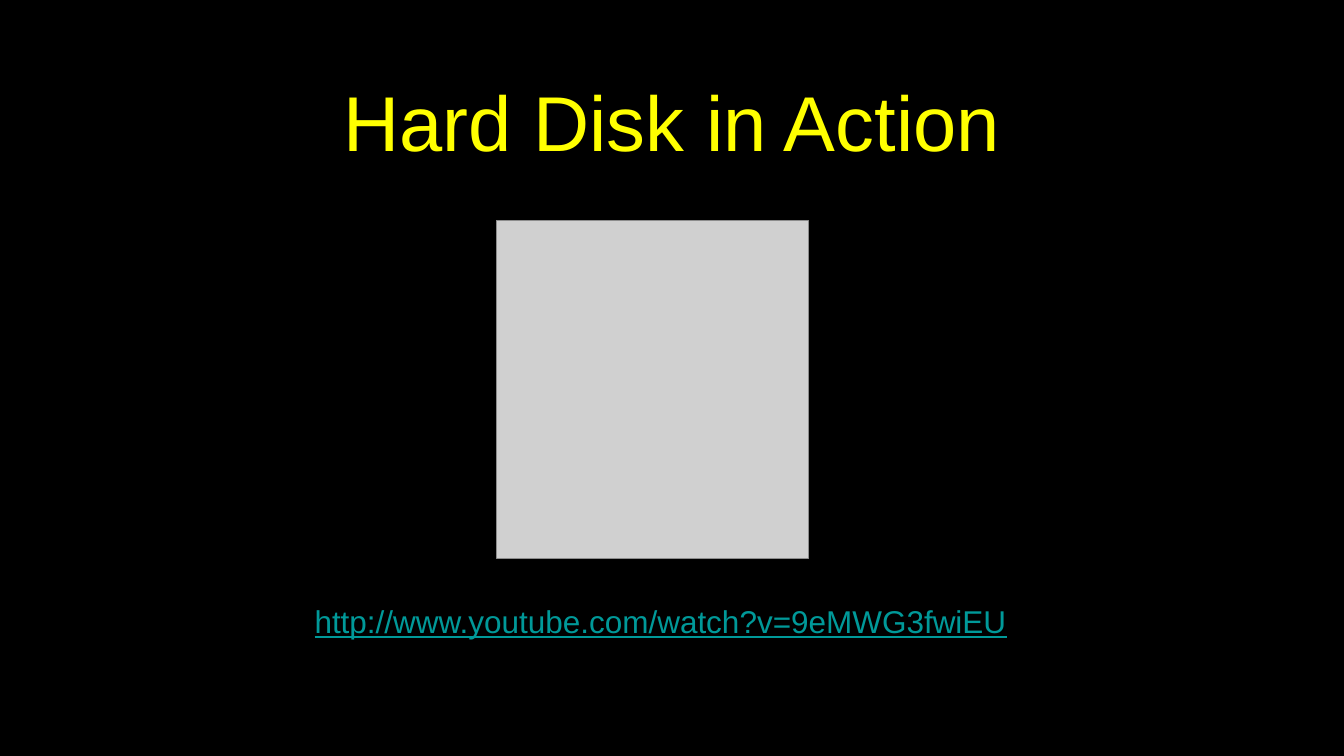
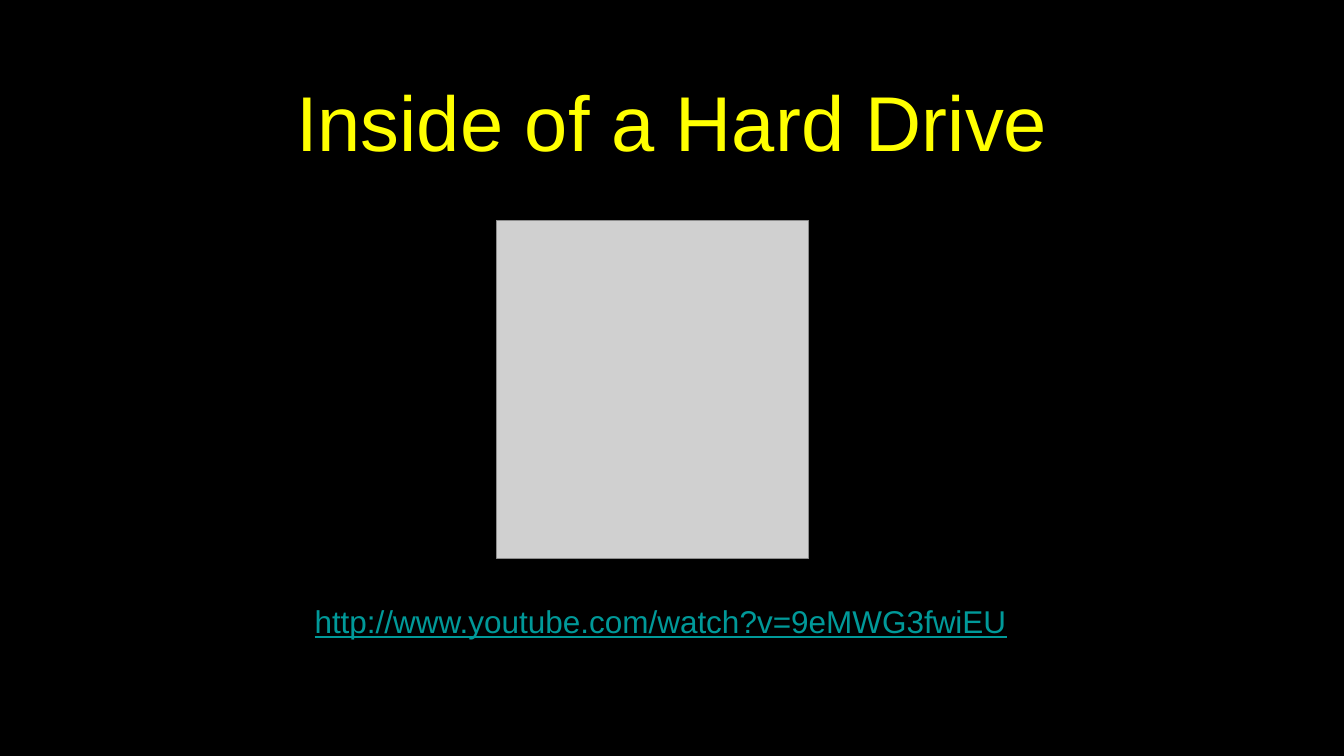
Before and after one commit to csev/py4e, a slide deck: slide 22 of lectures3/Pythonlearn-01-Intro.pptx. Drawn at 1344x756 pixels with LibreOffice and Linux fonts; fonts in the diff are those of the drawing; grey boxes stand for pictures. Boxes give left, top, right and bottom in pixels: in the first picture for what was removed or moved away, otherwise in the second. Text is boxed around its words. In the diff, an @@ line names an element or a change of style, - is before the commit and + after.

```diff
--- a/lectures3/Pythonlearn-01-Intro.pptx
+++ b/lectures3/Pythonlearn-01-Intro.pptx
@@ title at <box>296,94,1047,152</box>: text changed @@
-Hard Disk in Action
+Inside of a Hard Drive
```
Also in this commit, not shown: 1 other slide changed, 2 other files.
